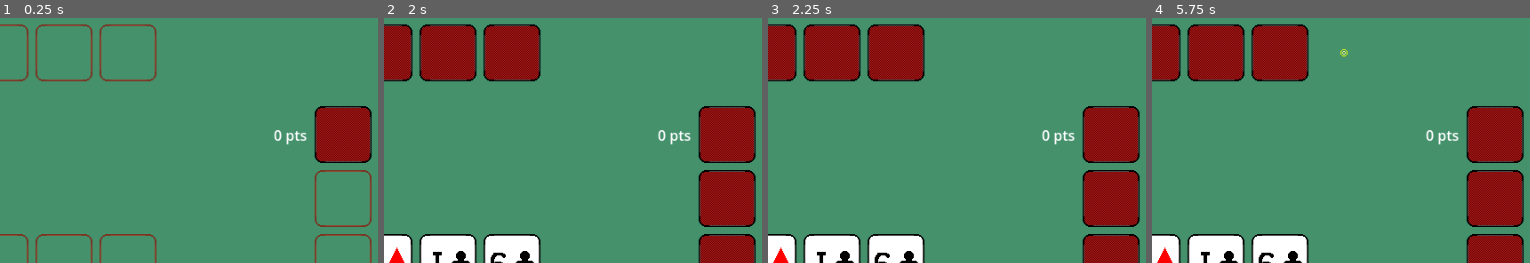
Above: before the commit, frames 1-4 (left to right).
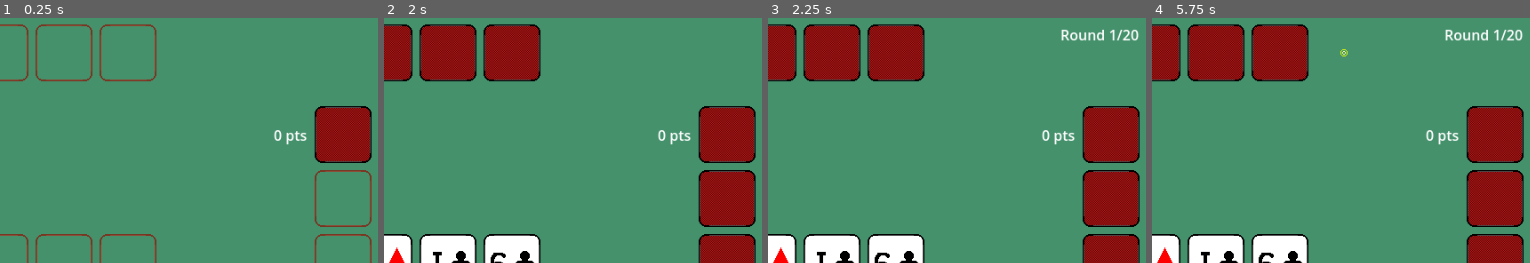
Above: after the commit, the same moments.

Repository: fitzgeraldkd/peeky-poker
Game: Godot game, scene res://scenes/main.tscn
The game is run twice, just before and just after one commit, with the same random seed, the same clock (stepped at 60 frames per second) and the same inputs.
Inputs:
- Up to frame 1 (0.25 s): no input
- Up to frame 2 (2 s): hold Right (right) 0.53-1.28 s; tap Space (select) at 0.6, 1.35 s; hold X (back) from 1.28 s (still down)
- Up to frame 3 (2.25 s): release X (back) at 2.03 s; hold Right (right) from 2.03 s (still down); tap Space (select) at 2.1 s
- Up to frame 4 (5.75 s): tap Space (select) every 0.75 s from 2.85 to 5.1 s; release Right (right) at 3.53 s; hold Left (left) 3.53-5.03 s; tap R (reset) at 4.15 s; hold X (back) from 5.03 s (still down)
The pictures show only the part of the screen within x 50-100%, y 0-50%; the shares and areas given below are measured in that part.

Frames 1-2 are identical in both runs. In frame 3, 0.5% of the frame differs, in the area x 77-99%, y 4-10%; in frame 4, 0.5%.

Commit message:
Add round limit

Diff:
--- a/scenes/globals.gd
+++ b/scenes/globals.gd
@@ -5,6 +5,7 @@
 const CARD_SPACING = CARD_SIZE + 8
 const SHORT_DELAY = 0.3
 const KICKERS_WORTHLESS = true
+const ROUNDS = 20
 
 enum HANDS {
     ROYAL_FLUSH,
--- a/scenes/main.gd
+++ b/scenes/main.gd
@@ -4,6 +4,7 @@
 var current_player : Node
 var points = {}
 var consecutive_kickers = 0
+var current_round = 0
 
 # Called when the node enters the scene tree for the first time.
 func _ready():
@@ -15,7 +16,8 @@
 
 # Called every frame. 'delta' is the elapsed time since the previous frame.
 func _process(_delta):
-	pass
+	if current_round > Globals.ROUNDS and Input.is_action_just_pressed("reset"):
+		reset_game()
 
 func set_positions():
 	var offset = 64
@@ -59,12 +61,22 @@
 	$Deck.position = Vector2(int(viewport_size[0] / 2 - 250), int(viewport_size[1] / 2 - 36))
 	$Discard.position = Vector2(int(viewport_size[0] / 2 - 250), int(viewport_size[1] / 2 + 36))
 
+	$HUD/RoundLabel.anchors_preset = Control.PRESET_TOP_RIGHT
+	$HUD/RoundLabel.position += Vector2(-32, 32)
+
+	$HUD/ResultsLabel.anchors_preset = Control.PRESET_CENTER
+	$HUD/ResultsLabel.position += Vector2(0, -80)
+
 	$Community.update_kicker_labels(0)
 
 func reset_game():
 	$Deck.reset()
 	$Deck.discard_node = $Discard
 	$Community.reset()
+
+	$HUD/ResultsLabel.text = ""
+	$HUD/ResultsLabel.visible = false
+	$HUD/RoundLabel.text = ""
 
 	players = [
 		$Player,
@@ -75,6 +87,7 @@
 
 	for player in players:
 		points[player] = 0
+		player.get_node("PointsLabel").text = str(points[player]) + " pts"
 		player.reset()
 		if player != $Player:
 			player.community_node = $Community
@@ -90,6 +103,8 @@
 		$Community.replace_card(card, n)
 		await Utils.n_seconds(0.08)
 
+	current_round = 1
+	update_round_label()
 	current_player = $Player
 	$Player.start_turn()
 
@@ -103,8 +118,26 @@
 	var current_index = players.find(current_player)
 	var next_index = (current_index + 1) % players.size()
 	var next_player = players[next_index]
+	if next_player == $Player:
+		current_round += 1
+		if current_round > Globals.ROUNDS:
+			return await end_game()
+		update_round_label()
 	current_player = next_player
 	next_player.start_turn()
+
+
+func end_game():
+	await Utils.n_seconds(0.2)
+	var player_points = points[$Player]
+	var points_values = points.values()
+	if player_points == points_values.max():
+		if points_values.count(player_points) > 1:
+			update_results_label("Draw!")
+		else:
+			update_results_label("You Win!")
+	else:
+		update_results_label("You Lose!")
 
 
 func _on_community_add_points(player, hand, is_kicker):
@@ -125,3 +158,10 @@
 	$Opponent1.peek_at_hand()
 	$Opponent2.peek_at_hand()
 	$Opponent3.peek_at_hand()
+
+func update_round_label():
+	$HUD/RoundLabel.text = "Round " + str(current_round) + "/" + str(Globals.ROUNDS)
+
+func update_results_label(text):
+	$HUD/ResultsLabel.text = text
+	$HUD/ResultsLabel.visible = true
--- a/scenes/main.tscn
+++ b/scenes/main.tscn
@@ -49,6 +49,19 @@
 stream = ExtResource("11_7nw1w")
 bus = &"Sound Effects"
 
+[node name="HUD" type="CanvasLayer" parent="."]
+follow_viewport_enabled = true
+
+[node name="ResultsLabel" type="Label" parent="HUD"]
+offset_right = 1.0
+offset_bottom = 45.0
+theme_override_font_sizes/font_size = 32
+horizontal_alignment = 1
+
+[node name="RoundLabel" type="Label" parent="HUD"]
+offset_right = 40.0
+offset_bottom = 23.0
+
 [connection signal="draw_card" from="Player" to="." method="draw_card"]
 [connection signal="highlight_community" from="Player" to="Community" method="_on_player_highlight_community"]
 [connection signal="next_community_card" from="Player" to="Community" method="next_card"]
@@ -56,6 +69,7 @@
 [connection signal="peek_at_opponent_hands" from="Player" to="." method="_on_player_peek_at_opponent_hands"]
 [connection signal="prev_community_card" from="Player" to="Community" method="prev_card"]
 [connection signal="replace_community_card" from="Player" to="Community" method="play_card"]
+[connection signal="reset_game" from="Player" to="." method="reset_game"]
 [connection signal="unhighlight_community" from="Player" to="Community" method="_on_player_unhighlight_community"]
 [connection signal="draw_card" from="Opponent1" to="." method="draw_card"]
 [connection signal="next_turn" from="Opponent1" to="." method="next_turn"]
--- a/scenes/player.gd
+++ b/scenes/player.gd
@@ -8,7 +8,7 @@
 signal highlight_community
 signal unhighlight_community
 signal peek_at_opponent_hands
-
+signal reset_game
 
 var is_players_turn = false
 var is_card_staged = false
@@ -24,6 +24,9 @@
 func _process(_delta):
 	if not is_players_turn:
 		return
+
+	if Input.is_action_just_pressed("reset"):
+		reset_game.emit()
 
 	if is_card_staged:
 		if Input.is_action_just_pressed("left"):
